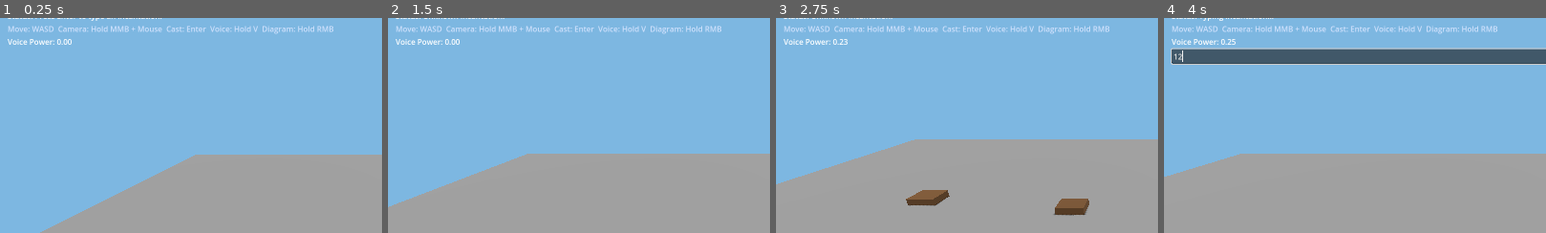
Above: before the commit, frames 1-4 (left to right).
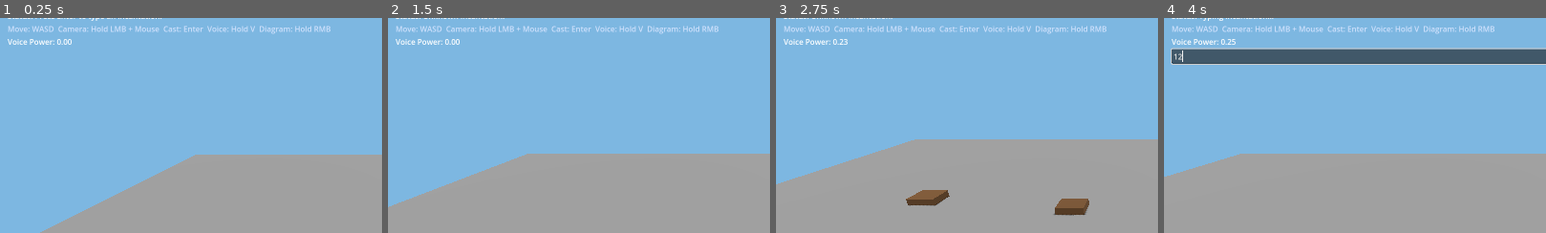
Above: after the commit, the same moments.

Repository: sh4d0w28/the-magic-engine
Game: Godot game, scene res://scenes/Main.tscn
Two runs of this game, one before a commit and one after it. Both use one fixed random seed, a clock stepped at 60 frames per second and the inputs below.
Inputs (mouse positions are % of the whole screen's width and height, from its top left):
- Up to frame 1 (0.25 s): no input
- Up to frame 2 (1.5 s): tap Enter at 0.5, 1.35 s; move the mouse to (72, 45) at 0.52 s; hold D (move_right) 0.53-1.28 s; hold V (voice_charge) 0.53-1.28 s; click (72, 45) at 0.67 s; move the mouse to (30, 55) at 1.27 s; hold S (move_back) from 1.28 s (still down); click (30, 55) at 1.42 s
- Up to frame 3 (2.75 s): move the mouse to (60, 28) at 2.02 s; release S (move_back) at 2.03 s; hold D (move_right) from 2.03 s (still down); hold V (voice_charge) from 2.03 s (still down); click (60, 28) at 2.17 s
- Up to frame 4 (4 s): move the mouse to (45, 70) at 2.77 s; release D (move_right) at 2.78 s; release V (voice_charge) at 2.78 s; hold W (move_forward) 2.78-3.5 s; tap Enter at 2.85 s; click (45, 70) at 2.92 s; click (50, 18) at 3.52 s; type "12" at 3.6 s
The pictures show only the part of the screen within x 0-50%, y 10-60%; the shares and areas given below are measured in that part.

The runs differ from the first frame. In frame 1, 0.8% of the frame differs, in the area x 29-88%, y 3-8%; in frame 2, 0.8%; in frame 3, 0.8%; in frame 4, 0.8%.

Commit message:
fix: switch camera orbit to left drag

Diff:
--- a/scenes/ui/HUD.tscn
+++ b/scenes/ui/HUD.tscn
@@ -40,7 +40,7 @@
 
 [node name="ControlsLabel" type="Label" parent="MarginContainer/VBoxContainer"]
 layout_mode = 2
-text = "Move: WASD  Camera: Hold MMB + Mouse  Cast: Enter  Voice: Hold V  Diagram: Hold RMB"
+text = "Move: WASD  Camera: Hold LMB + Mouse  Cast: Enter  Voice: Hold V  Diagram: Hold RMB"
 
 [node name="VoicePowerLabel" type="Label" parent="MarginContainer/VBoxContainer"]
 layout_mode = 2
--- a/scripts/player/PlayerController.gd
+++ b/scripts/player/PlayerController.gd
@@ -45,7 +45,7 @@
 
 
 func _unhandled_input(event: InputEvent) -> void:
-	if event is InputEventMouseMotion and (event.button_mask & MOUSE_BUTTON_MASK_MIDDLE) != 0:
+	if event is InputEventMouseMotion and (event.button_mask & MOUSE_BUTTON_MASK_LEFT) != 0:
 		orbit_camera(event.relative)
 		get_viewport().set_input_as_handled()
 
